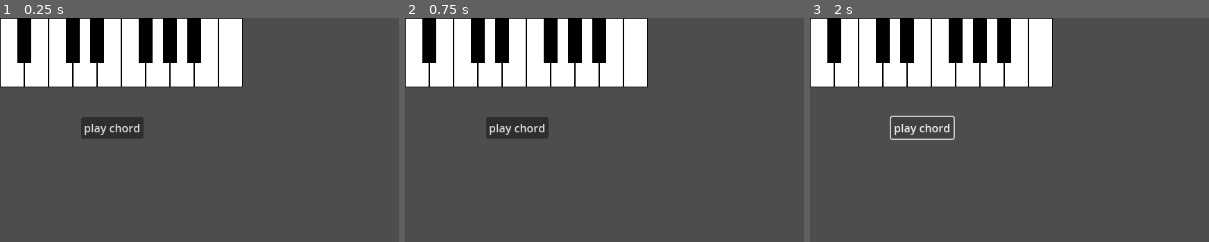
Above: before the commit, frames 1-3 (left to right).
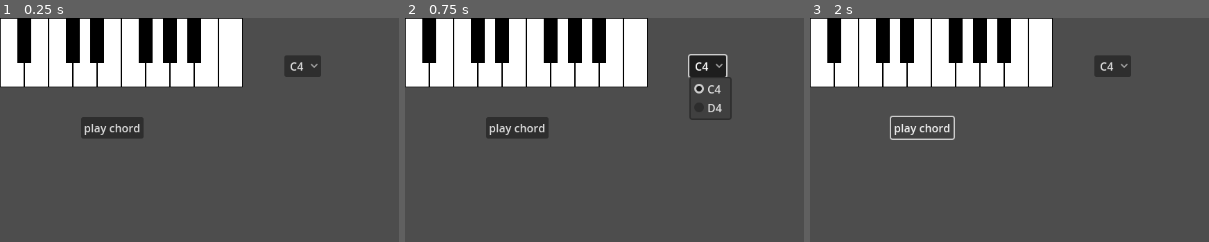
Above: after the commit, the same moments.

Repository: mjXmsdgh/godot_piano
Game: Godot game, scene res://scenes/main.tscn
Two runs of this game, one before a commit and one after it. Both use one fixed random seed, a clock stepped at 60 frames per second and the inputs below. The project has no main scene, so this scene is started directly.
Inputs (mouse positions are % of the whole screen's width and height, from its top left):
- Up to frame 1 (0.25 s): no input
- Up to frame 2 (0.75 s): click (38, 11) at 0.5 s, where only the run after the commit has a clickable "C4"
- Up to frame 3 (2 s): click "play chord" at 1.25 s
The pictures show only the part of the screen within x 0-50%, y 0-50%; the shares and areas given below are measured in that part.

The runs differ from the first frame. In frame 1, 0.8% of the frame differs, in the area x 71-81%, y 16-27%; in frame 2, 1.5%, in the area x 70-82%, y 16-46%; in frame 3, 0.8%.

Commit message:
add option button

Diff:
--- a/godot_piano/scenes/main.tscn
+++ b/godot_piano/scenes/main.tscn
@@ -1,9 +1,10 @@
-[gd_scene load_steps=5 format=3 uid="uid://va74e84i17ug"]
+[gd_scene load_steps=6 format=3 uid="uid://va74e84i17ug"]
 
 [ext_resource type="Script" path="res://scripts/main.gd" id="1_c0gxl"]
 [ext_resource type="PackedScene" uid="uid://54b4gysqftl3" path="res://scenes/kenban.tscn" id="1_f8mt2"]
 [ext_resource type="Script" path="res://scripts/play_chord.gd" id="3_wayc4"]
 [ext_resource type="PackedScene" uid="uid://2jtchecwew7c" path="res://scenes/code_manager.tscn" id="4_8wg2w"]
+[ext_resource type="Script" path="res://scripts/chord_option_button.gd" id="5_owia8"]
 
 [node name="Main" type="Node2D"]
 script = ExtResource("1_c0gxl")
@@ -23,4 +24,11 @@
 [node name="CodeManager" parent="." instance=ExtResource("4_8wg2w")]
 position = Vector2(17, 155)
 
+[node name="chord_OptionButton" type="OptionButton" parent="."]
+offset_left = 410.0
+offset_top = 54.0
+offset_right = 442.0
+offset_bottom = 74.0
+script = ExtResource("5_owia8")
+
 [connection signal="pressed" from="play_chord/play_chord" to="play_chord" method="_on_play_chord_pressed"]
--- /dev/null
+++ b/godot_piano/scripts/chord_option_button.gd
@@ -0,0 +1,18 @@
+extends OptionButton
+
+
+var code_manager:Node=null
+
+# Called when the node enters the scene tree for the first time.
+func _ready() -> void:
+
+	code_manager=get_node_or_null("../CodeManager")
+
+	add_item("C4")
+	add_item("D4")
+	pass # Replace with function body.
+
+
+# Called every frame. 'delta' is the elapsed time since the previous frame.
+func _process(delta: float) -> void:
+	pass
